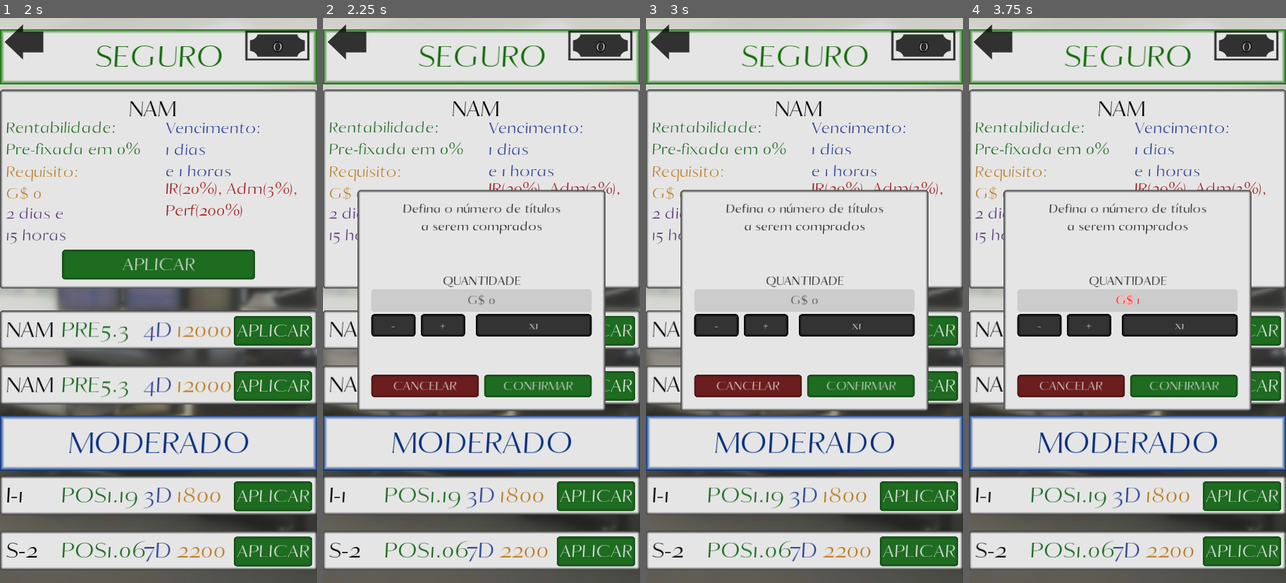
Above: before the commit, frames 1-4 (left to right).
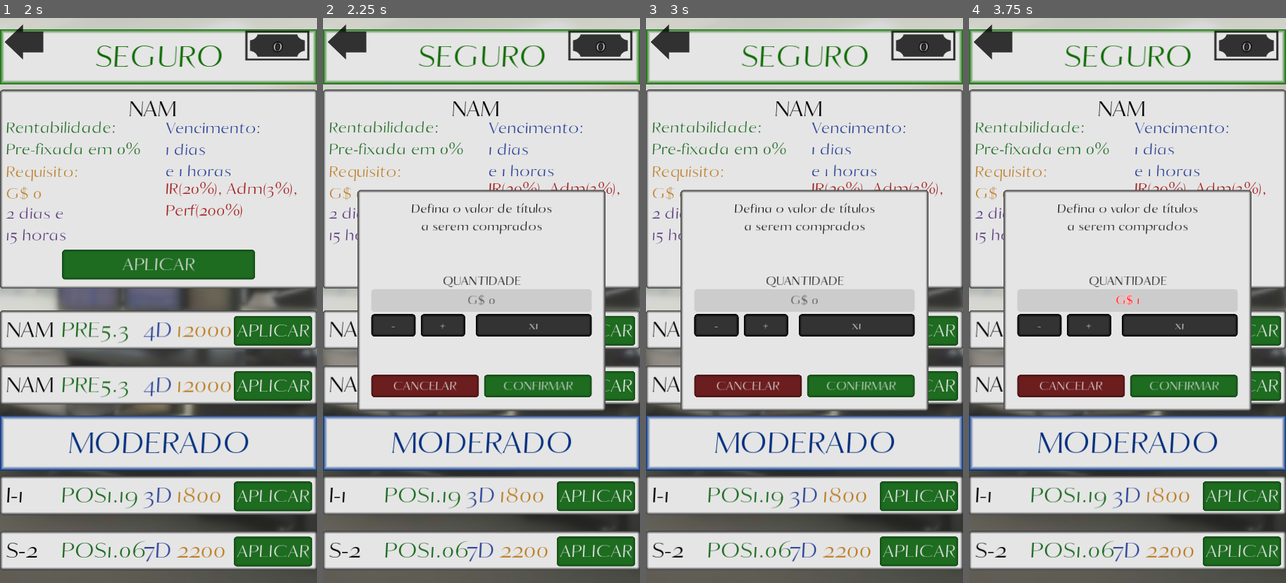
Above: after the commit, the same moments.

Repository: AndreMoukarzel/Grana-Preta
Game: Godot game, scene res://broker/Broker.tscn
Same seed, same stepped clock (60 frames per second), same inputs: the game is played once before the commit and once after it. This scene is started directly instead of the project's main scene.
Inputs:
- Up to frame 1 (2 s): click "Investir" at 0.5 s; click "NAM" at 1.25 s
- Up to frame 2 (2.25 s): click "APLICAR" at 2 s
- Up to frame 3 (3 s): click "-" at 2.75 s
- Up to frame 4 (3.75 s): click "+" at 3.5 s

Frame 1 is identical in both runs. In frame 2, 0.4% of the frame differs, in the area x 25-75%, y 32-35%; in frame 3, 0.4%; in frame 4, 0.4%.
Error in both runs: Invalid get index '99' (on base: 'Array'). (res://broker/bond/BondGenerator.gd:123)

Commit message:
Text fixes

Diff:
--- a/broker/TradeConfirmation.tscn
+++ b/broker/TradeConfirmation.tscn
@@ -96,7 +96,7 @@
 margin_bottom = 90.0
 custom_fonts/font = SubResource( 2 )
 custom_colors/font_color = Color( 0, 0, 0, 1 )
-text = "Defina o número de títulos
+text = "Defina o valor de títulos
 a serem comprados"
 align = 1
 valign = 1
--- a/broker/bond/BoughtBond.gd
+++ b/broker/bond/BoughtBond.gd
@@ -90,6 +90,7 @@
 	var Swipe = get_parent().get_parent().get_parent().get_node("SwipeHandler")
 
 	TradeConfirm.setup(Swipe, 0, ammount)
+	TradeConfirm.get_node("Label").text = "Defina o valor de títulos\na serem vendidos"
 	Canvas.add_child(TradeConfirm)
 	TradeConfirm.connect("trade_confirmed", self, "_on_trade_confirmed")
 
--- a/school/ConfirmationPanel.tscn
+++ b/school/ConfirmationPanel.tscn
@@ -55,7 +55,7 @@
 margin_bottom = 140.0
 custom_fonts/font = SubResource( 2 )
 custom_colors/font_color = Color( 0, 0, 0, 1 )
-text = "Sair do teste antes de o completar
+text = "Sair do teste antes de completa-lo
  resultará em uma reprovação.
 Quer continuar assim mesmo?"
 align = 1
